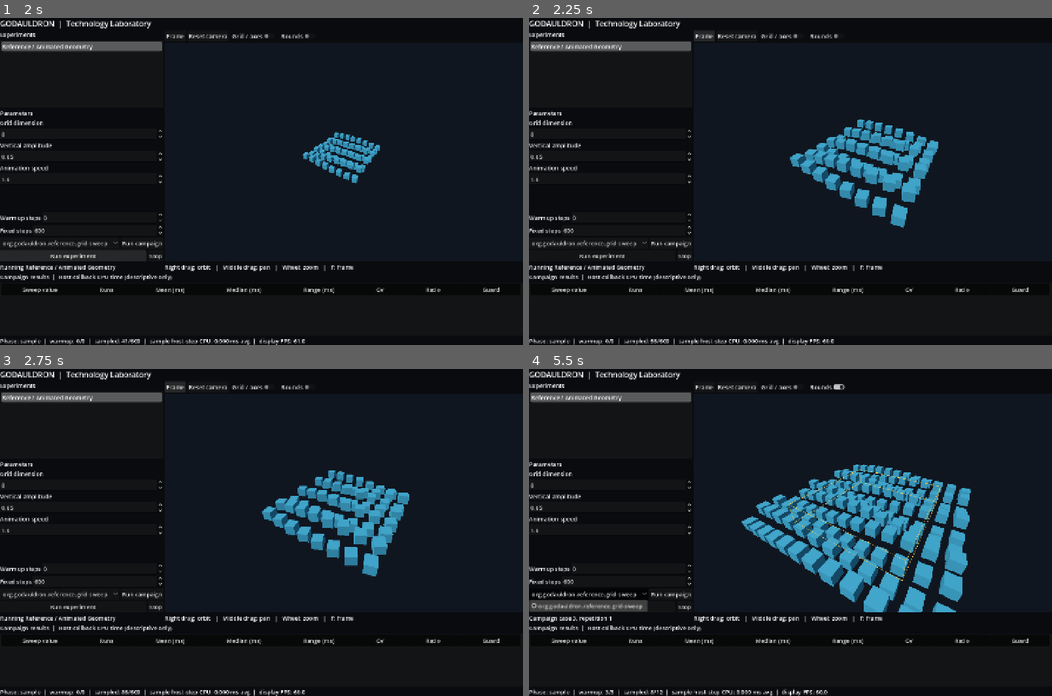
Above: before the commit, frames 1-4 (two rows, left to right).
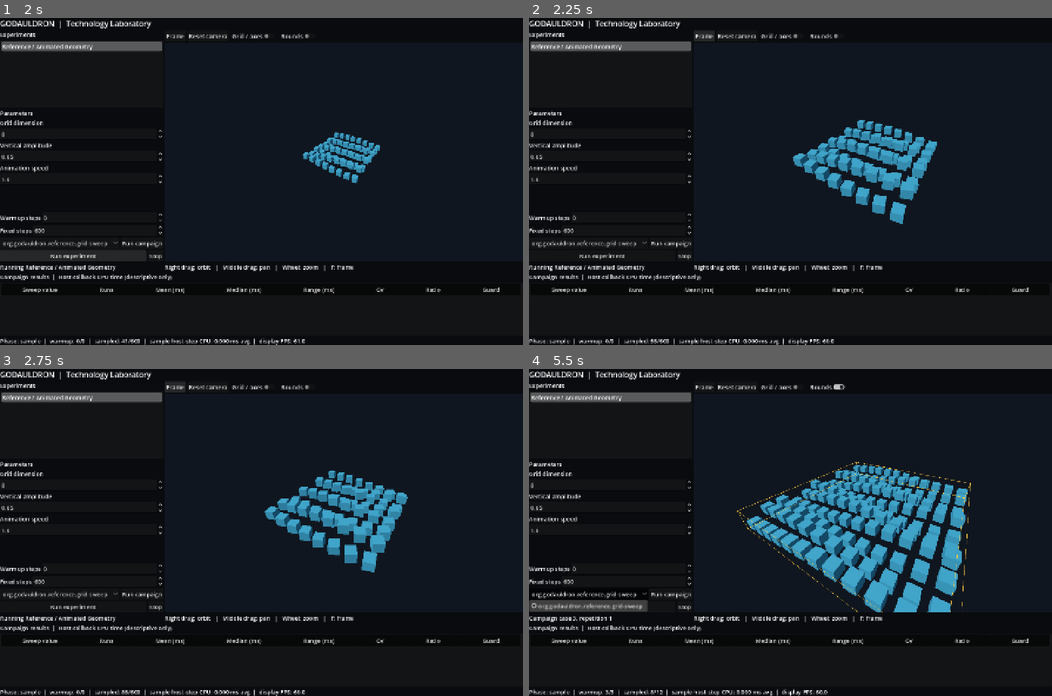
Above: after the commit, the same moments.

Repository: thomthehound/Godauldron
Game: Godot game, scene res://scenes/main.tscn
Same seed, same stepped clock (60 frames per second), same inputs: the game is played once before the commit and once after it.
Inputs:
- Up to frame 1 (2 s): click "Run experiment" at 0.5 s; click "Run experiment" at 1.25 s
- Up to frame 2 (2.25 s): click "Frame" at 2 s
- Up to frame 3 (2.75 s): no input
- Up to frame 4 (5.5 s): click "Bounds" at 2.75 s; click "Run campaign" at 3.5 s; click "Run campaign" at 4.25 s; click "org.godauldron.reference.grid…" at 5 s

Frame 1 is identical in both runs. In frame 2, 1.4% of the frame differs, in the area x 49-79%, y 31-65%; in frame 3, 1.4%; in frame 4, 5.3%, in the area x 39-85%, y 28-75%.

Commit message:
Respect camera aspect modes and planar bounds; enclose rotating geometry

Diff:
--- a/scripts/inspection_camera.gd
+++ b/scripts/inspection_camera.gd
@@ -46,15 +46,28 @@
 	_apply()
 
 
-func pan(relative: Vector2, viewport_height: float) -> void:
+func _aspect_ratio(viewport_size: Vector2) -> float:
+	return maxf(1.0, viewport_size.x) / maxf(1.0, viewport_size.y)
+
+
+func _vertical_half_fov(aspect: float) -> float:
+	var authored_half: float = deg_to_rad(camera.fov) * 0.5
+	# In KEEP_WIDTH Godot's fov is horizontal; in KEEP_HEIGHT it is vertical.
+	return atan(tan(authored_half) / aspect) if camera.keep_aspect == Camera3D.KEEP_WIDTH else authored_half
+
+
+func pan(relative: Vector2, viewport_size: Vector2) -> void:
 	if not is_instance_valid(camera):
 		return
-	var span: float = camera.size if camera.projection == Camera3D.PROJECTION_ORTHOGONAL else \
-		2.0 * distance * tan(deg_to_rad(camera.fov) * 0.5)
-	var scale: float = span / maxf(1.0, viewport_height)
+	var aspect: float = _aspect_ratio(viewport_size)
+	var vertical_span: float
+	if camera.projection == Camera3D.PROJECTION_ORTHOGONAL:
+		vertical_span = camera.size / aspect if camera.keep_aspect == Camera3D.KEEP_WIDTH else camera.size
+	else:
+		vertical_span = 2.0 * distance * tan(_vertical_half_fov(aspect))
+	var scale: float = vertical_span / maxf(1.0, viewport_size.y)
 	target += (-camera.global_basis.x * relative.x + camera.global_basis.y * relative.y) * scale
 	_apply()
-
 
 func dolly(steps: float) -> void:
 	if not is_instance_valid(camera):
@@ -72,15 +85,17 @@
 		return
 	target = bounds.get_center()
 	var radius: float = maxf(0.25, bounds.size.length() * 0.5)
+	var aspect: float = _aspect_ratio(Vector2(viewport_size))
 	if camera.projection == Camera3D.PROJECTION_ORTHOGONAL:
-		camera.size = maxf(0.5, radius * 2.6)
+		# Godot's size is horizontal in KEEP_WIDTH and vertical in KEEP_HEIGHT.
+		var required_span: float = radius * 2.6
+		var ratio: float = maxf(1.0, aspect) if camera.keep_aspect == Camera3D.KEEP_WIDTH else maxf(1.0, 1.0 / aspect)
+		camera.size = maxf(0.5, required_span * ratio)
 	else:
-		var half_fov: float = deg_to_rad(camera.fov) * 0.5
-		var aspect: float = float(maxi(1, viewport_size.x)) / float(maxi(1, viewport_size.y))
-		var horizontal_half_fov: float = atan(tan(half_fov) * aspect)
-		distance = clampf(radius / sin(minf(half_fov, horizontal_half_fov)) * 1.15, MIN_DISTANCE, MAX_DISTANCE)
+		var vertical_half: float = _vertical_half_fov(aspect)
+		var horizontal_half: float = atan(tan(vertical_half) * aspect)
+		distance = clampf(radius / sin(minf(vertical_half, horizontal_half)) * 1.15, MIN_DISTANCE, MAX_DISTANCE)
 	_apply()
-
 
 func reset() -> void:
 	if not is_instance_valid(camera):
@@ -94,8 +109,11 @@
 static func scene_bounds(scene: Node) -> AABB:
 	if scene.has_method("godauldron_inspection_bounds"):
 		var authored: Variant = scene.call("godauldron_inspection_bounds")
-		if typeof(authored) == TYPE_AABB and (authored as AABB).has_volume():
-			return authored
+		if typeof(authored) == TYPE_AABB:
+			var box: AABB = authored
+			# Surface/line bounds are valid even with one or two zero dimensions.
+			if box.has_surface() and box.position.is_finite() and box.size.is_finite() and 					box.size.x >= 0.0 and box.size.y >= 0.0 and box.size.z >= 0.0:
+				return box
 	# Use only the experiment subtree, never the host's diagnostic geometry.
 	var nodes: Array[Node] = [scene]
 	var minimum := Vector3(INF, INF, INF)
--- a/scripts/laboratory.gd
+++ b/scripts/laboratory.gd
@@ -306,6 +306,14 @@
 	_camera_inspector.bind(view_camera, _inspection_bounds)
 
 
+func _update_inspection_bounds() -> void:
+	if _active_scene == null:
+		return
+	_inspection_bounds = InspectionCamera.scene_bounds(_active_scene)
+	if _inspection_bounds_enabled:
+		_refresh_inspection_overlay()
+
+
 func _refresh_inspection_overlay() -> void:
 	if _inspection_overlay != null:
 		_inspection_overlay.call("configure", _inspection_bounds, _inspection_grid_enabled, _inspection_bounds_enabled)
@@ -367,7 +375,7 @@
 		if _inspector_drag == 1:
 			_camera_inspector.orbit(motion.relative)
 		else:
-			_camera_inspector.pan(motion.relative, float(_viewport.size.y))
+			_camera_inspector.pan(motion.relative, _viewport_container.size)
 		_camera_manipulated = true
 		_viewport_container.accept_event()
 	elif event is InputEventKey:
@@ -425,6 +433,8 @@
 	_run = ExperimentRun.new()
 	_run.begin(_active_scene, next_case["parameters"],
 		int(next_case["warmup_steps"]), int(next_case["sample_steps"]), FIXED_STEP)
+	# Setup can change scene bounds between campaign cases.
+	_update_inspection_bounds()
 	_accumulator = 0.0
 	_status.text = "Campaign case %d, repetition %d" % [
 		int(next_case["case_index"]) + 1, int(next_case["repetition"]) + 1
@@ -497,6 +507,7 @@
 		_active_scene, _collect_parameters(),
 		int(_warmup_steps.value), int(_run_steps.value), FIXED_STEP
 	)
+	_update_inspection_bounds()
 	_accumulator = 0.0
 	_status.text = "Running %s" % String(_manifest["display_name"])
 	_update_telemetry()
--- a/scripts/reference_experiment.gd
+++ b/scripts/reference_experiment.gd
@@ -82,7 +82,8 @@
 
 func godauldron_inspection_bounds() -> AABB:
 	# World-space bounds with enough headroom for the animated geometry.
-	var half_width: float = float(_grid_dimension - 1) * 1.65 * 0.5 + 0.5
+	# Each unit cube rotates about Y; its maximum X/Z half-width is sqrt(0.5).
+	var half_width: float = float(_grid_dimension - 1) * 1.65 * 0.5 + sqrt(0.5)
 	var half_height: float = maxf(0.75, _amplitude + 0.5)
 	return AABB(
 		global_position - Vector3(half_width, half_height, half_width),
--- /dev/null
+++ b/tests/fixtures/flat_bounds_provider.gd
@@ -0,0 +1,7 @@
+extends Node3D
+## Synthetic scene with flat bounds but no meshes.
+
+var authored_bounds: AABB = AABB(Vector3(20, 30, 40), Vector3(8, 0, 12))
+
+func godauldron_inspection_bounds() -> AABB:
+	return authored_bounds
--- a/tests/inspection_smoke.gd
+++ b/tests/inspection_smoke.gd
@@ -46,7 +46,7 @@
 		_fail("Orbit failed to move the camera")
 		return
 	var frame_target: Vector3 = inspector.get("target")
-	inspector.pan(Vector2(70, -25), 720.0)
+	inspector.pan(Vector2(70, -25), Vector2(960, 720))
 	if (inspector.get("target") as Vector3).is_equal_approx(frame_target):
 		_fail("Pan did not move the target")
 		return
Not shown, changed: docs/INSPECTION.md
